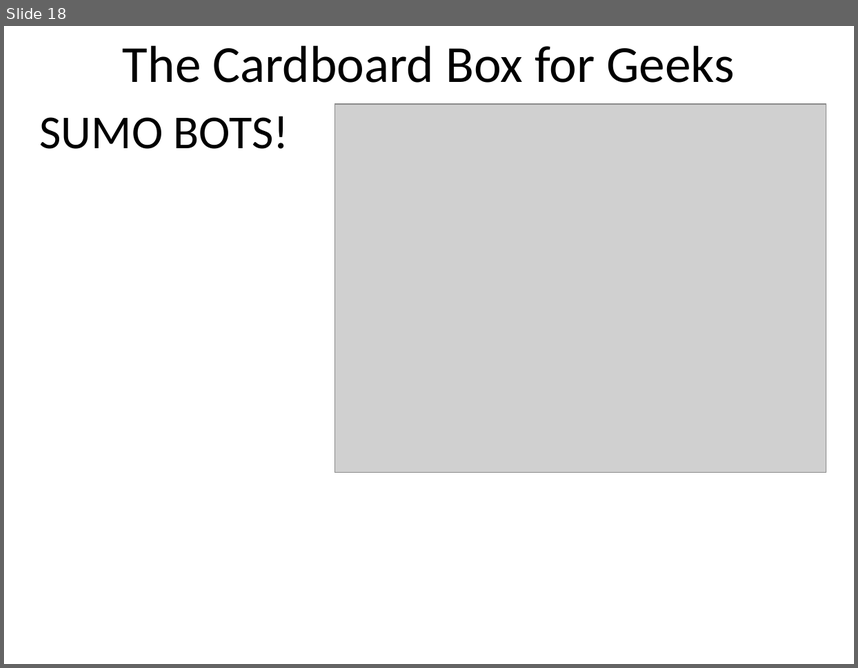
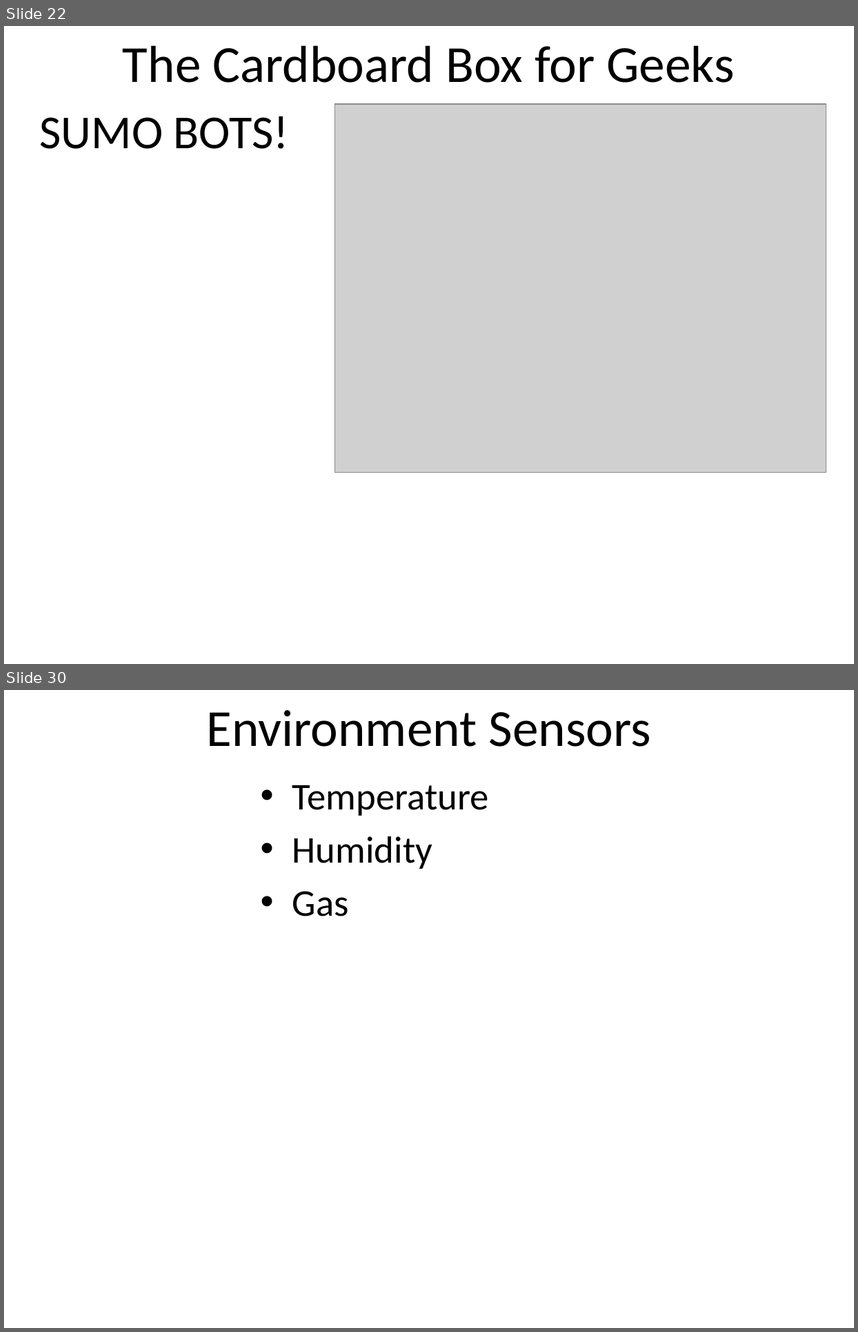
Before and after one commit to dykebert/GDI_Arduino_Robotics, a slide deck: Introduction to Arduino.pptx. Shown one above the other, each under a label of ours: slide 18 before the commit, slides 22 and 30 after it; the slides between them are not shown. The pictures are 858x668 and 858x1332 pixels, drawn with LibreOffice and Linux fonts; fonts in the diff are those of the drawing; grey boxes stand for pictures. Boxes give left, top, right and bottom in pixels: in the first picture for what was removed or moved away, otherwise in the second. Text is boxed around its words. In the diff, an @@ line names an element or a change of style, - is before the commit and + after.

```diff
--- a/Introduction to Arduino.pptx
+++ b/Introduction to Arduino.pptx
@@ slide 30 added at bbox=[4, 690, 854, 1328], background #FFFFFF @@
@@ title added at bbox=[206, 710, 651, 747], 44 pt, text #000000 @@
+Environment Sensors
@@ text added at bbox=[292, 785, 489, 916], 32 pt, text #000000 @@
+• Temperature
+• Humidity
+• Gas
@@ what was slide 18 is now slide 22 @@
```
Also in this commit, not shown: 4 slides changed, 28 other slides added, 2 other files.
